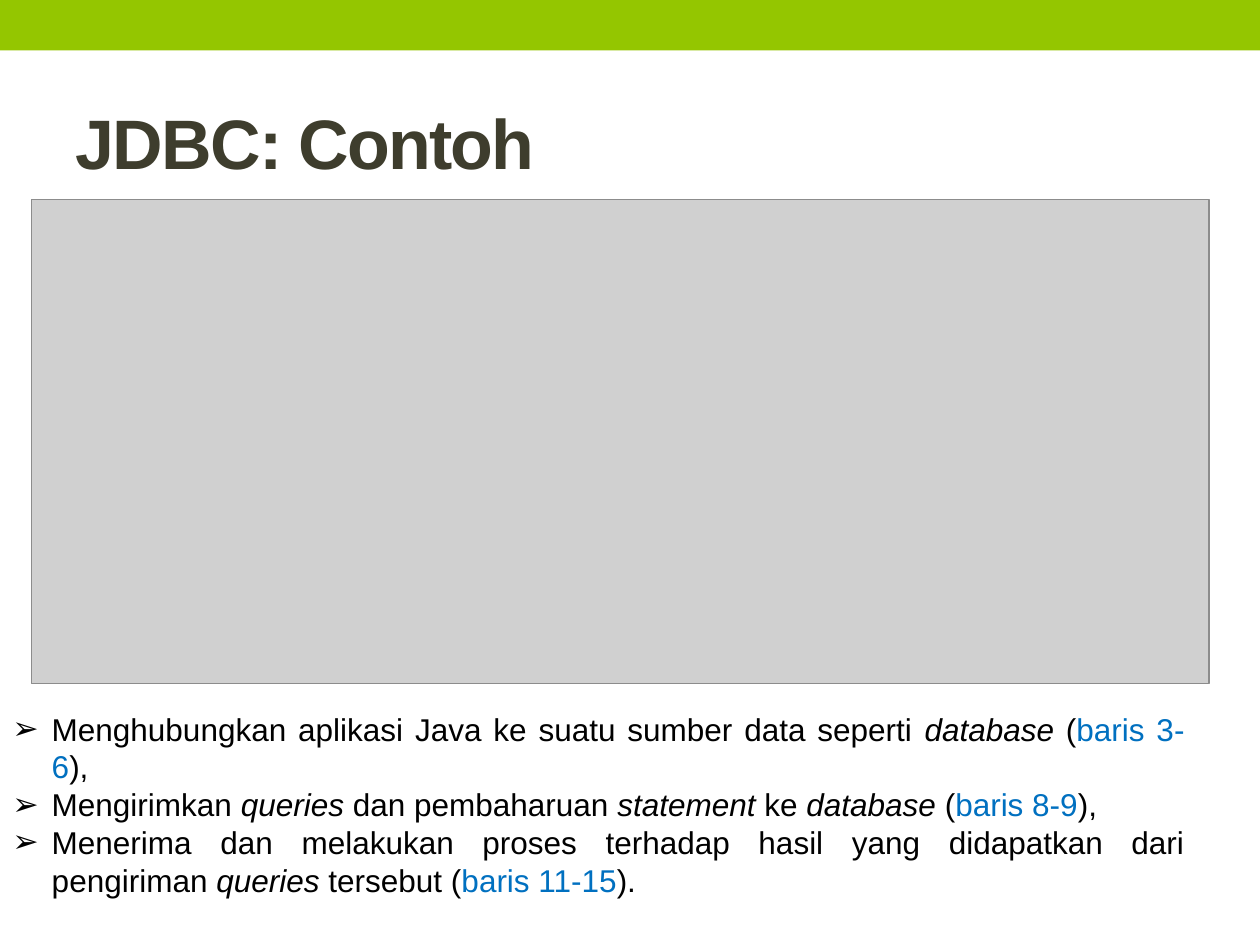
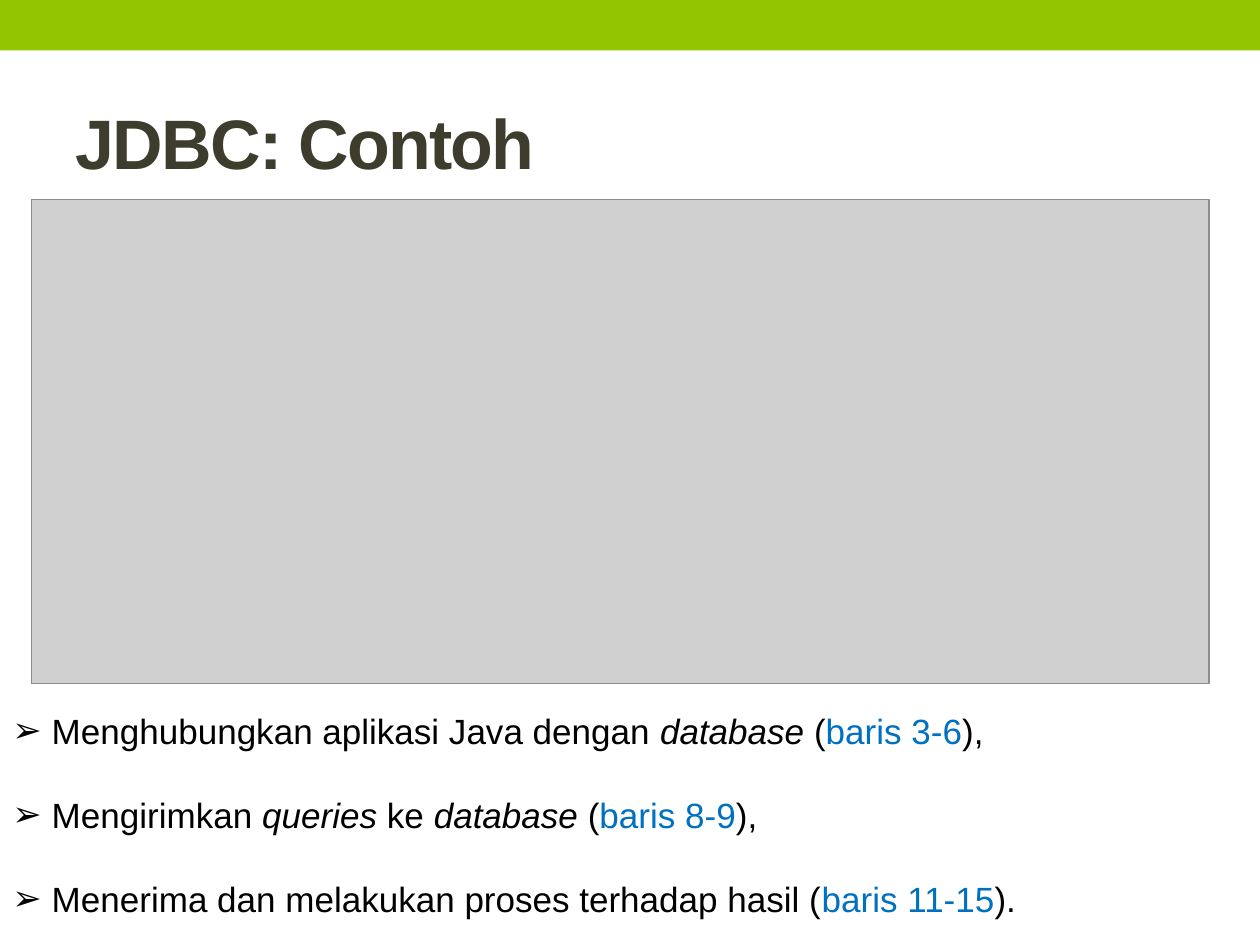
Before and after one commit to TommyAdhityaThe/Skripsi, a slide deck: slide 37 of doc/Presentasi/Review.pptx (slide 43 before the commit). Drawn at 1260x945 pixels with LibreOffice and Linux fonts; fonts in the diff are those of the drawing; grey boxes stand for pictures. Boxes give left, top, right and bottom in pixels: in the first picture for what was removed or moved away, otherwise in the second. Text is boxed around its words. In the diff, an @@ line names an element or a change of style, - is before the commit and + after.

```diff
--- a/doc/Presentasi/Review.pptx
+++ b/doc/Presentasi/Review.pptx
@@ text at bbox=[52, 718, 1016, 919]: text changed; size 18 to 20 pt @@
-  ➢ Menghubungkan aplikasi Java ke suatu sumber data seperti database (baris 3-6),
-  ➢ Mengirimkan queries dan pembaharuan statement ke database (baris 8-9),
-  ➢ Menerima dan melakukan proses terhadap hasil yang didapatkan dari pengiriman queries tersebut (baris 11-15).
+  ➢ Menghubungkan aplikasi Java dengan database (baris 3-6),
+  ➢ Mengirimkan queries ke database (baris 8-9),
+  ➢ Menerima dan melakukan proses terhadap hasil (baris 11-15).
```
Also in this commit, not shown: 24 other slides changed, 22 slides added, 11 slides removed, 18 other files.
